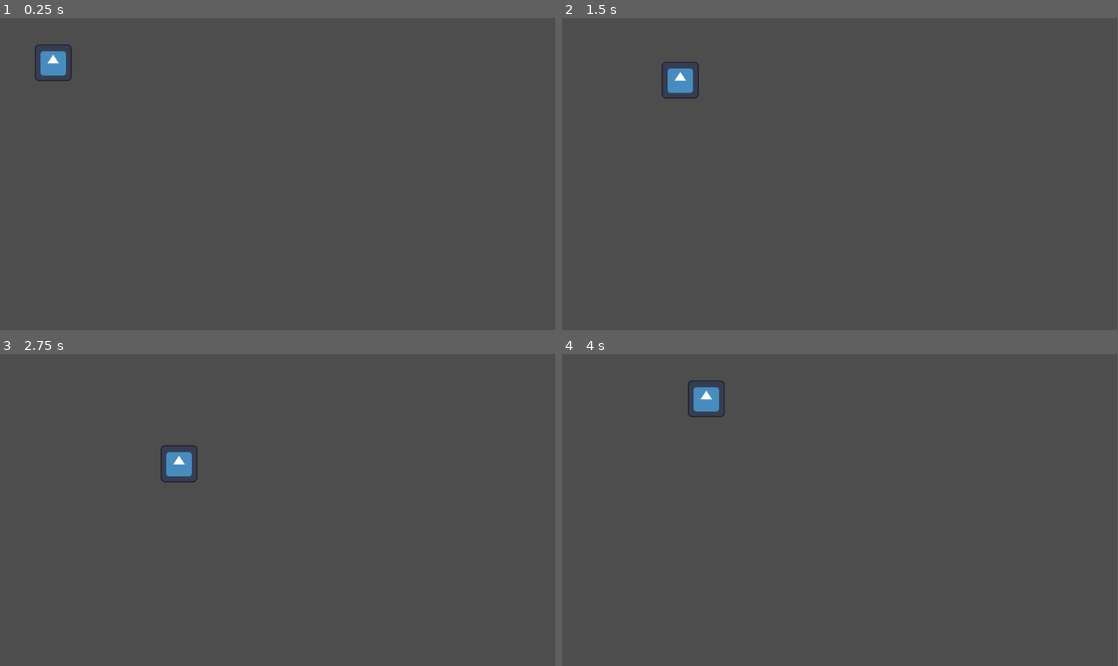
Above: before the commit, frames 1-4 (two rows, left to right).
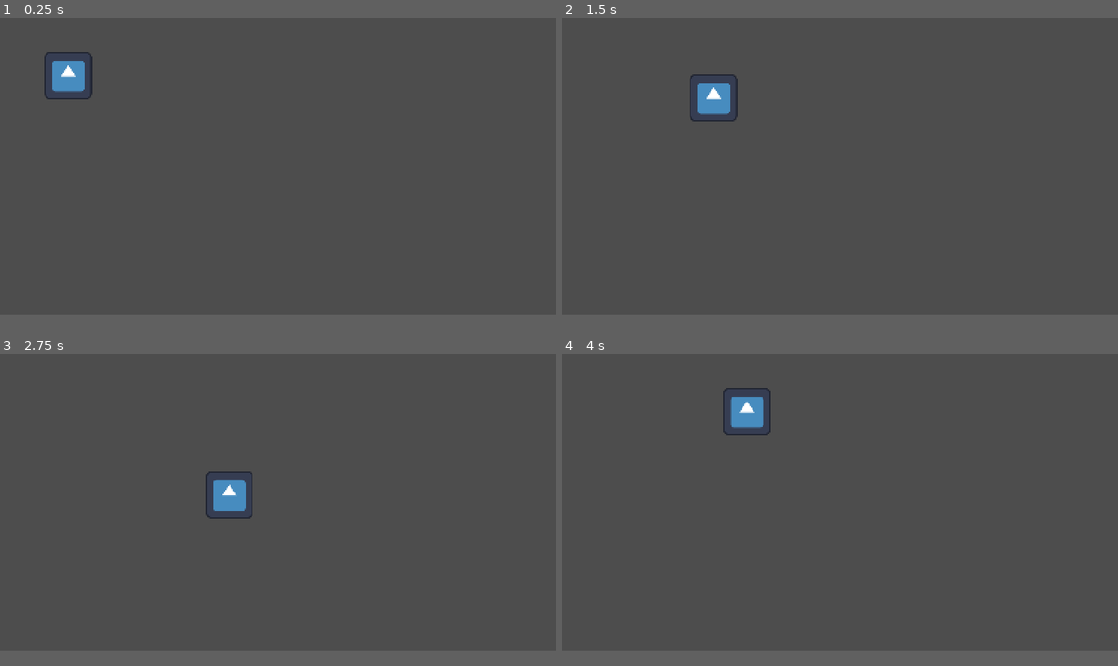
Above: after the commit, the same moments.

Repository: arrowira/minijamegam59
Game: Godot game, scene res://main.tscn
The game is run twice, just before and just after one commit, with the same random seed, the same clock (stepped at 60 frames per second) and the same inputs. The engine's default icon, where the game draws it, is replaced by a stand-in: a white triangle on a blue panel in a dark square.
Inputs:
- Up to frame 1 (0.25 s): no input
- Up to frame 2 (1.5 s): tap Enter at 0.5 s; hold D (right) 0.53-1.28 s; tap Space (dash) at 0.6, 1.35 s; hold S (down) from 1.28 s (still down)
- Up to frame 3 (2.75 s): release S (down) at 2.03 s; hold D (right) from 2.03 s (still down); tap Space (dash) at 2.1 s
- Up to frame 4 (4 s): release D (right) at 2.78 s; hold W (up) 2.78-3.53 s; tap Space (dash) at 2.85, 3.6 s; hold A (left) from 3.53 s (still down)
In our replay, the window is 799x449 before the commit and 800x427 after it. These sizes can differ from the game's own. Grey fills any space a smaller window leaves; there, only what the larger window draws over its background counts as a difference.

The runs differ from the first frame. In frame 1, 0.9% of the frame differs, in the area x 6-17%, y 8-27%; in frame 2, 1.2%, in the area x 17-32%, y 14-34%; in frame 3, 1.2%; in frame 4, 1.2%.

Commit message:
new resolution

Diff:
--- a/project/player.tscn
+++ b/project/player.tscn
@@ -18,8 +18,10 @@
 
 [node name="DashTimer" type="Timer" parent="." unique_id=904203615]
 wait_time = 0.5
+one_shot = true
 
 [node name="DashCD" type="Timer" parent="." unique_id=2137965624]
+one_shot = true
 
 [connection signal="timeout" from="DashTimer" to="." method="_on_dash_timer_timeout"]
 [connection signal="timeout" from="DashCD" to="." method="_on_dash_cd_timeout"]
--- a/project/project.godot
+++ b/project/project.godot
@@ -17,8 +17,9 @@
 
 [display]
 
-window/size/viewport_width=1920
-window/size/viewport_height=1080
+window/size/viewport_width=1500
+window/size/viewport_height=800
+window/stretch/mode="canvas_items"
 
 [input]
 
